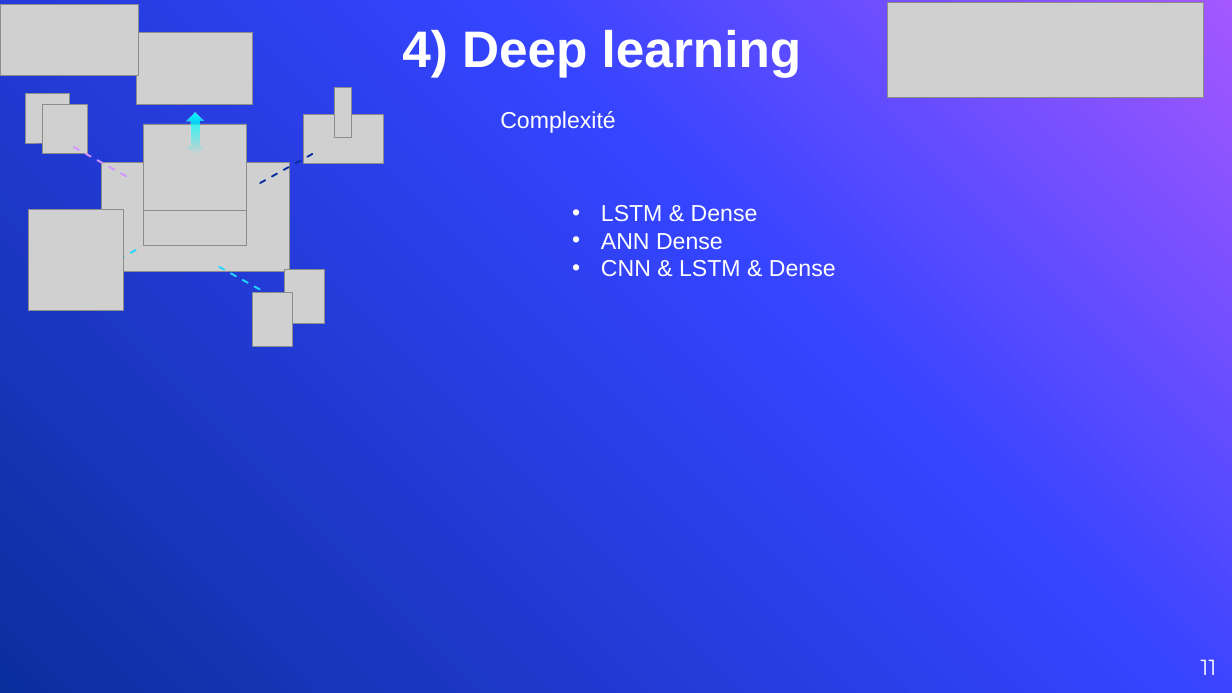
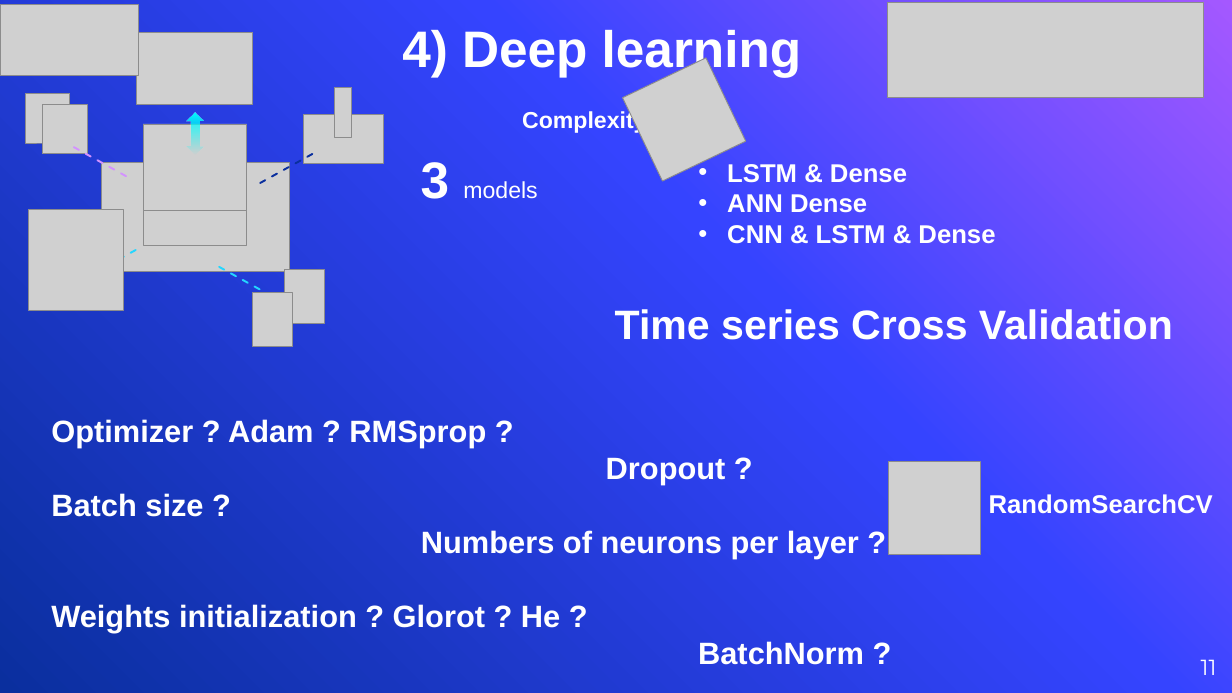
Before and after one commit to TanguyColleville/Trading_Bot_BTC, a slide deck: slide 11 of Soutenance Finale Grp 2.07.pptx. Drawn at 1232x693 pixels with LibreOffice and Linux fonts; fonts in the diff are those of the drawing; grey boxes stand for pictures. Boxes give left, top, right and bottom in pixels: in the first picture for what was removed or moved away, otherwise in the second. Text is boxed around its words. In the diff, an @@ line names an element or a change of style, - is before the commit and + after.

Commit message:
ppt op

```diff
--- a/Soutenance Finale Grp 2.07.pptx
+++ b/Soutenance Finale Grp 2.07.pptx
@@ picture added at (622, 58, 746, 181) @@
@@ text at (522, 110, 646, 134): text changed; bold on @@
-Complexité
+Complexity
@@ text added at (421, 162, 537, 199), 18 pt, text #FFFFFF @@
+3 models
@@ text "LSTM & Dense": place and size @@
-text "LSTM & Dense" at (601, 205, 836, 277)
+text "LSTM & Dense" at (727, 164, 995, 244)
@@ text "LSTM & Dense" at (727, 164, 995, 244): size 18 to 20 pt, bold on @@
@@ text added at (615, 309, 1173, 340), 32 pt, text #FFFFFF, bold @@
+Time series Cross Validation
@@ text added at (51, 419, 864, 665), 24 pt, text #FFFFFF, bold @@
+Optimizer ? Adam ? RMSprop ?
+Dropout ?
+Batch size ?
+Numbers of neurons per layer ?
+Weights initialization ? Glorot ? He ?
+BatchNorm ?
@@ picture added at (888, 462, 981, 555) @@
@@ text added at (989, 494, 1213, 514), 20 pt, text #FFFFFF, bold @@
+RandomSearchCV
```
Also in this commit, not shown: 3 other slides changed, 4 slides added, 1 other file.
